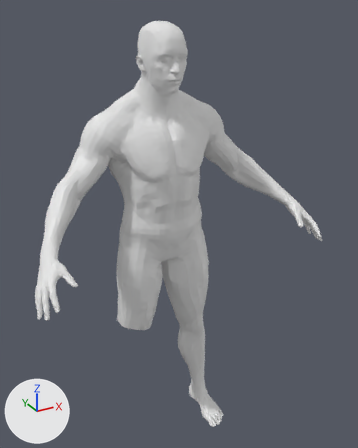
An edit to the Blender file model/model.blend, drawn before and after from the same camera.
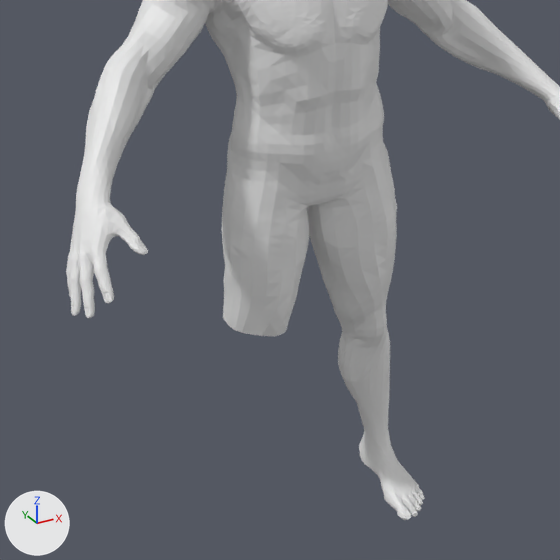
Each version appears first whole from a camera (50 mm lens) standing at (-81.7, -167.2, 181.8) and looking at (4.2, -11.0, 103.7), and next in a close-up on the part from 0% to 82% of the width and 34% to 100% of the height. Every picture has the same lights, and +X, +Y and +Z are marked at lower left. The same objects are shown in both versions, whatever each file hides.

The older version as bpy lines, for what is in view:
```python
me_model_001 = bpy.data.meshes.new('Model.001')
me_model_001.from_pydata(...)  # 13101 vertices, 26052 faces; spans x -56.0..58.0, y 0.0..178.0, z -11.0..40.0
ob_model = bpy.data.objects.new('Model', me_model_001)
ob_model.location = (-0.2, -2.0, -0.1)
ob_model.rotation_euler = (1.571, 0.0, -0.0443)  # degrees (90, 0, -2.5)
```
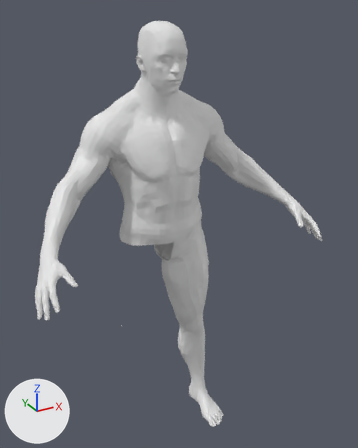
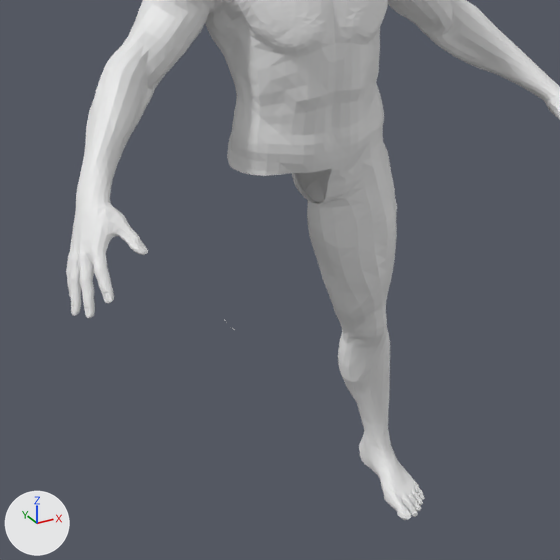
What differs and where, as boxes [x1, y1, x2, y2] in the close-ups (560 x 560 px):
part 1 of me_model_001, cut back
    before: [222, 153, 329, 336]
    after: [227, 152, 348, 199]

Diff of the bpy script that builds the scene:
```diff
--- a/model/model.blend.py
+++ b/model/model.blend.py
@@ me_model_001 @@
 # used by ob_model
-me_model_001.from_pydata(...)  # 13101 vertices, 26052 faces; spans x -56.0..58.0, y 0.0..178.0, z -11.0..40.0
+me_model_001.from_pydata(...)  # 12807 vertices, 25383 faces; spans x -56.0..58.0, y 0.0..178.0, z -11.0..40.0
+# me_model_001 part 1: 1 vertex moved within x -1.0, y 88.0, z -2.0; 361 vertices removed from x -20.0..-1.0, y 59.0..99.0, z -10.0..13.0; 67 vertices added at x -18.0..2.0, y 87.0..101.0, z -9.0..14.0
```
